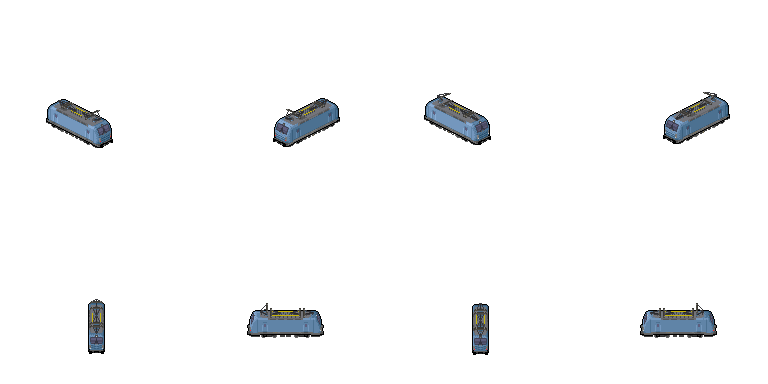
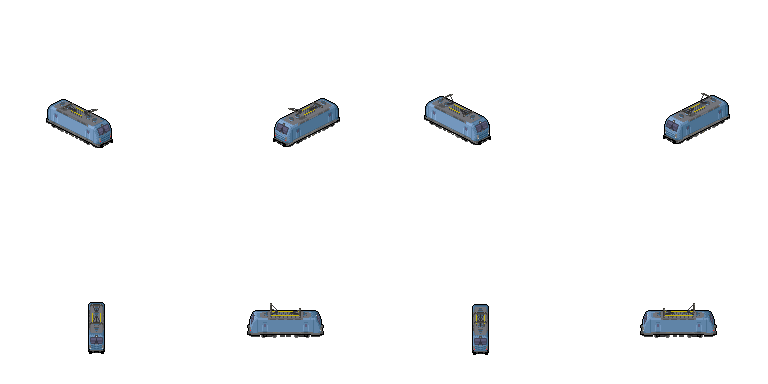
Revision of a layered 768px x 384px image; what changed, layer by layer:
showed "DC", painted on it over [63, 93, 712, 327]
hid "MS" over [58, 92, 717, 336]
